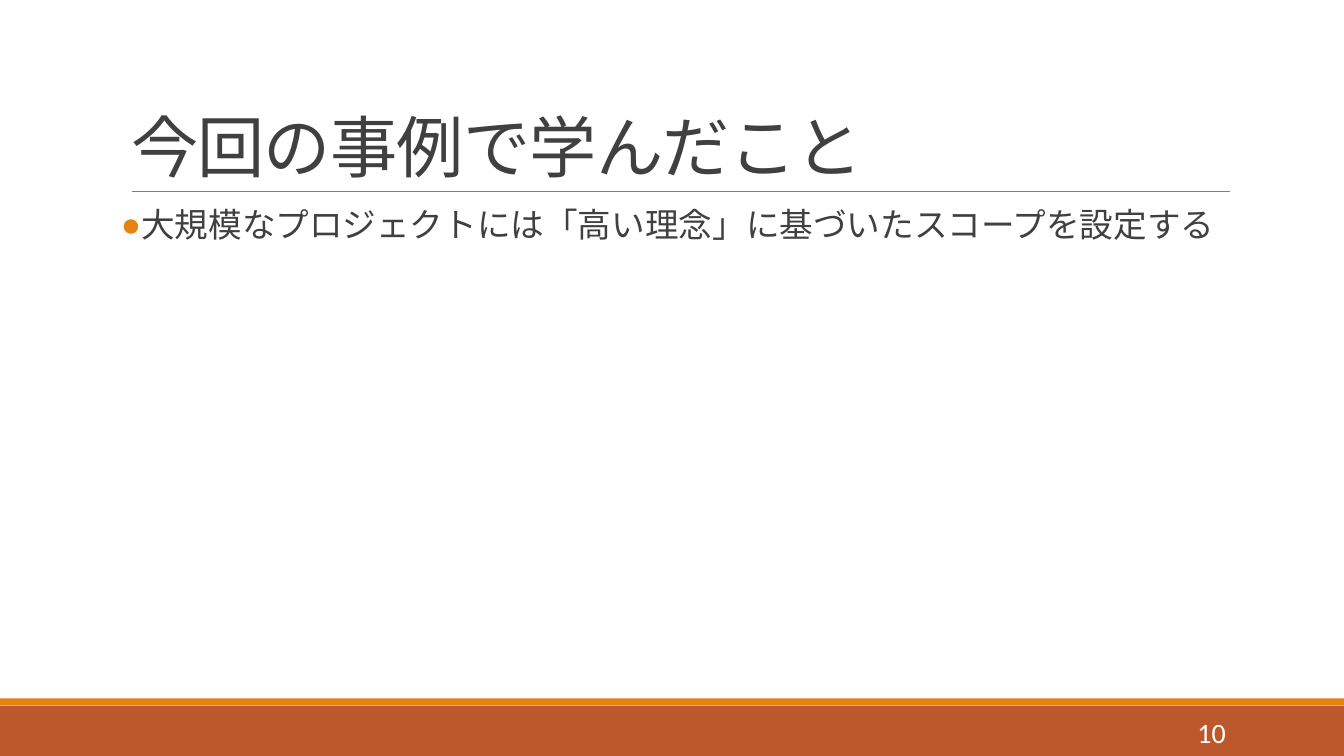
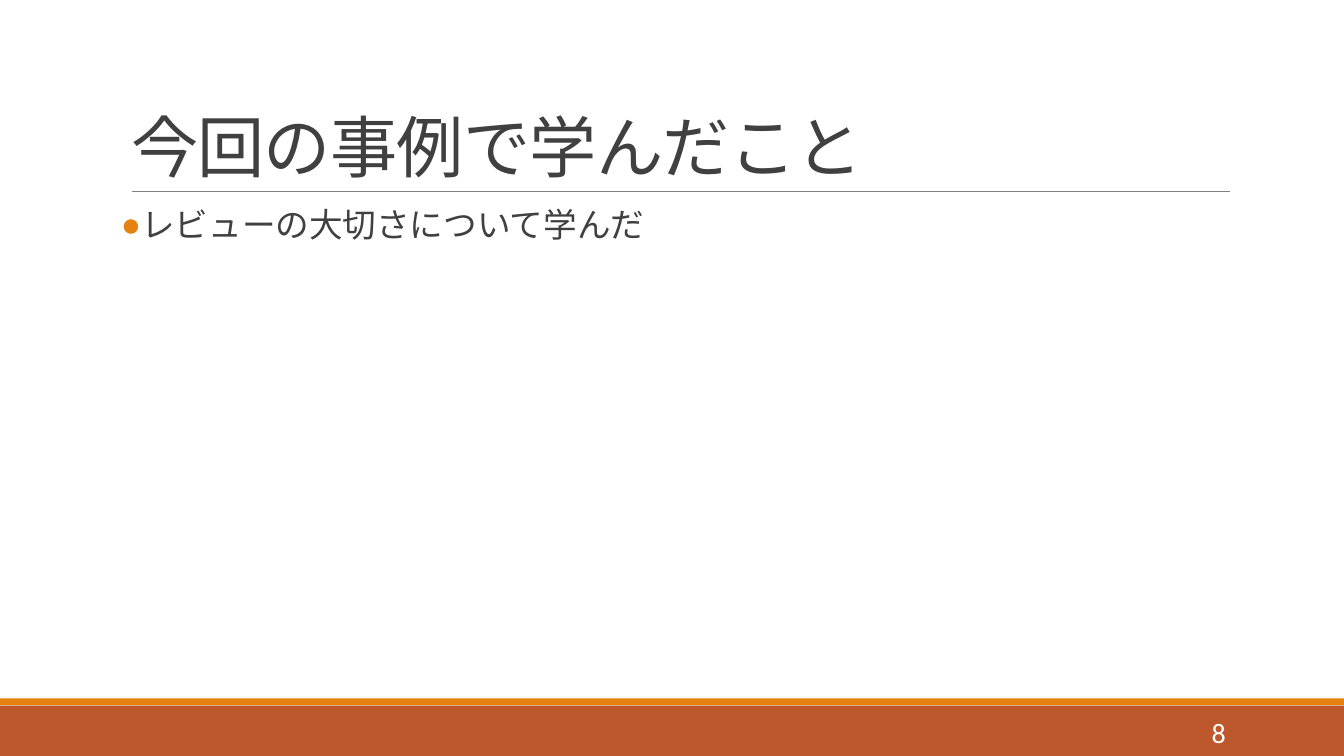
Before and after one commit to horiuchi-lab-teamA/horiuchi-lab-teamA-, a slide deck: slide 8 of ゼミ1/j13/1342082.pptx (slide 10 before the commit). Drawn at 1344x756 pixels with LibreOffice and Linux fonts; fonts in the diff are those of the drawing. Boxes give left, top, right and bottom in pixels: in the first picture for what was removed or moved away, otherwise in the second. Text is boxed around its words. In the diff, an @@ line names an element or a change of style, - is before the commit and + after.

```diff
--- a/ゼミ1/j13/1342082.pptx
+++ b/ゼミ1/j13/1342082.pptx
@@ text at [141, 208, 644, 240]: text changed @@
-● 大規模なプロジェクトには「高い理念」に基づいたスコープを設定する
+● レビューの大切さについて学んだ
@@ page number at [1212, 724, 1226, 743]: text changed @@
-10
+8
```
Also in this commit, not shown: 6 other slides changed, 2 slides removed.
